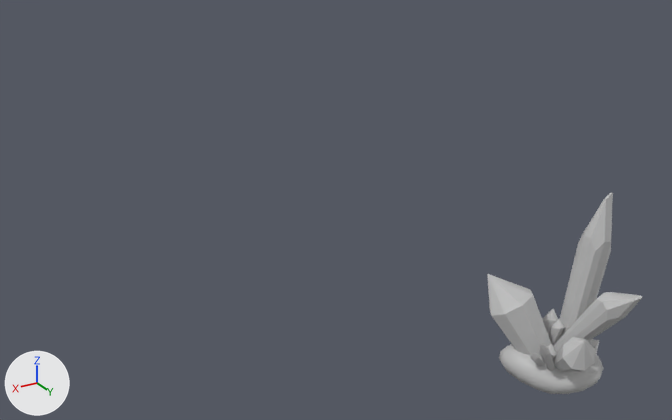
Two versions of the FBX model Assets/Environment/Props/Crystals/SM_Crystal_1_01.fbx, one commit apart.
Camera for both pictures: a camera (50 mm lens) standing at (0.096, 0.216, 0.149) and looking at (-0.044, -0.018, 0.032). The lights are fixed; the arrows at lower left show +X, +Y and +Z. Where no turn or scale is listed for an object, it has been applied to the vertices.
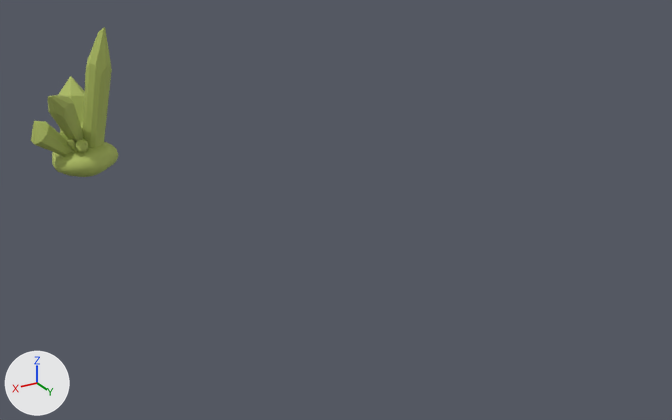
Diff of the bpy script that builds the scene:
```diff
--- a/Assets/Environment/Props/Crystals/SM_Crystal_1_01.fbx.py
+++ b/Assets/Environment/Props/Crystals/SM_Crystal_1_01.fbx.py
@@ me_mesh @@
 me_mesh.from_pydata(...)  # 678 vertices, 608 faces; spans x -0.0162..0.0151, y -0.0147..0.0228, z -0.0262..0.0281
-me_mesh.materials.append(mat_lambert1)  # grey #bcbcbc
+# me_mesh part 1: the loose piece of 98 vertices spanning x -0.0138..0.0127, y -0.0108..0.0139, z -0.0262..-0.0152 is turned -53 degrees about the z axis through its middle, then moved by (-0.0019, -0.0005, -0.0009), in mat_blinn2 (green #adbc60)
+# me_mesh part 2: the loose piece of 72 vertices spanning x -0.002..0.0151, y -0.0147..0.0043, z -0.0251..0.004 is turned -53 degrees about the z axis through its middle, then moved by (-0.0101, -0.0035, -0.0009), in mat_blinn2 (green #adbc60)
+# me_mesh part 3: the loose piece of 72 vertices spanning x -0.0059..0.0012, y -0.0077..-0.0016, z -0.0221..-0.0073 is turned -53 degrees about the z axis through its middle, then moved by (-0.0061, 0.0034, -0.0009), in mat_blinn2 (green #adbc60)
+# me_mesh part 4: the loose piece of 28 vertices spanning x -0.0162..-0.0006, y -0.003..0.0049, z -0.0253..0.0281 is turned -53 degrees about the z axis through its middle, then moved by (0.0008, 0.006, -0.0009), in mat_blinn2 (green #adbc60)
+# me_mesh part 5: the loose piece of 80 vertices spanning x -0.0034..-0.0003, y -0.0021..0.002, z -0.0172..-0.0075 is turned -53 degrees about the z axis through its middle, then moved by (-0.0026, 0.0012, -0.0009), in mat_blinn2 (green #adbc60)
+# me_mesh part 6: the loose piece of 72 vertices spanning x 0.0031..0.0066, y 0.0021..0.0063, z -0.0195..-0.0111 is turned -53 degrees about the z axis through its middle, then moved by (-0.0019, -0.0059, -0.0009), in mat_blinn2 (green #adbc60)
+# me_mesh part 7: the loose piece of 28 vertices spanning x 0.006..0.0115, y 0.0026..0.0052, z -0.0186..-0.0123 is turned -53 degrees about the z axis through its middle, then moved by (-0.0037, -0.0089, -0.0009), in mat_blinn2 (green #adbc60)
+# me_mesh part 8: the loose piece of 28 vertices spanning x 0.0037..0.0124, y 0.0044..0.0092, z -0.0196..-0.0068 is turned -53 degrees about the z axis through its middle, then moved by (-0.0011, -0.0095, -0.0009), in mat_blinn2 (green #adbc60)
+# me_mesh part 9: the loose piece of 72 vertices spanning x -0.0017..0.0099, y 0.0036..0.0188, z -0.0202..-0.0036 is turned -53 degrees about the z axis through its middle, then moved by (0.004, -0.0081, -0.0009), in mat_blinn2 (green #adbc60)
+# me_mesh part 10: the loose piece of 28 vertices spanning x -0.0091..0.0012, y 0.0001..0.0228, z -0.0187..0.0085 is turned -53 degrees about the z axis through its middle, then moved by (0.0074, -0.0018, -0.0009), in mat_blinn2 (green #adbc60)
+# me_mesh part 11: the loose piece of 28 vertices spanning x -0.0048..-0.0015, y 0.0053..0.013, z -0.0185..-0.0111 is turned -53 degrees about the z axis through its middle, then moved by (0.0052, -0.0015, -0.0009), in mat_blinn2 (green #adbc60)
+# me_mesh part 12: the loose piece of 72 vertices spanning x -0.009..-0.0023, y 0.0034..0.0106, z -0.0194..-0.0119 is turned -53 degrees about the z axis through its middle, then moved by (0.0045, 0.0014, -0.0009), in mat_blinn2 (green #adbc60)
+me_mesh.materials.append(mat_blinn2)  # green #adbc60
@@ ob_pcube9 @@
 ob_pcube9 = bpy.data.objects.new('pCube9', me_mesh)
-ob_pcube9.location = (-0.0739, 0.0518, 0.0247)
+ob_pcube9.location = (0.0114, -0.1136, 0.0525)
```

What differs and where, as boxes (x1, y1, x2, y2) in the pictures (672 x 420 px; the box of a moved part takes in the faces that stretch with it):
'pCube9', reshaped, moved (44% narrower, 26% shorter): before (487, 192, 642, 394); after (31, 27, 118, 177)
part 1 of me_mesh, moved or reshaped: before (499, 344, 603, 394); after (52, 142, 118, 177)
part 2 of me_mesh, moved or reshaped: before (487, 274, 551, 357); after (58, 76, 85, 140)
part 3 of me_mesh, moved or reshaped (not visible afterwards): before (542, 309, 558, 337)
part 4 of me_mesh, moved or reshaped: before (558, 192, 613, 340); after (83, 27, 112, 148)
part 5 of me_mesh, moved or reshaped: before (549, 319, 564, 345); after (81, 121, 83, 132)
part 6 of me_mesh, moved or reshaped: before (541, 344, 556, 364); after (60, 131, 67, 139)
part 7 of me_mesh, moved or reshaped (not visible afterwards): before (530, 353, 544, 366)
part 8 of me_mesh, moved or reshaped (not visible afterwards): before (539, 344, 555, 371)
part 9 of me_mesh, moved or reshaped: before (554, 337, 595, 371); after (31, 121, 73, 156)
part 10 of me_mesh, moved or reshaped: before (553, 292, 642, 354); after (48, 95, 83, 144)
part 11 of me_mesh, moved or reshaped (not visible before): after (67, 139, 78, 152)
part 12 of me_mesh, moved or reshaped: before (588, 339, 599, 354); after (76, 139, 88, 153)
